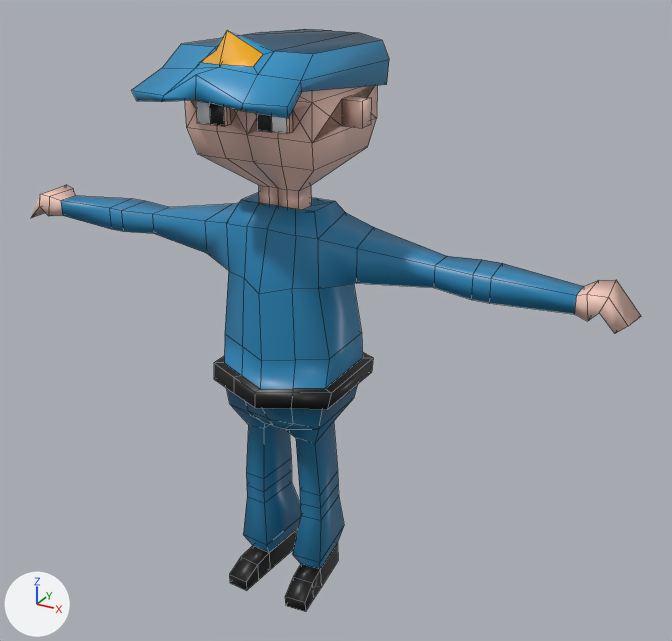
The Blender file personajebaseA.blend, before and after one commit.
The view is the same before and after, from a 50 mm lens placed at (2.66, -4.28, 4.0), pointed at (0.28, 0.05, 1.83). Every picture has the same lights, and +X, +Y and +Z are marked at lower left. Mesh edges are drawn as thin lines.

The scene before the commit, as lines of its bpy script (objects in view):
```python
me_cube = bpy.data.meshes.new('Cube')
me_cube.from_pydata(...)  # 196 vertices, 185 faces; spans x 0.0..1.95, y -0.43..0.46, z 0.01..3.31
me_cube.polygons.foreach_set('use_smooth', [True] * 185)
me_cube.materials.append(mat_material)  # picture img_palette2_gradient_png
me_cube_001 = bpy.data.meshes.new('Cube.001')
me_cube_001.from_pydata(...)  # 28 vertices, 22 faces; spans x 0.0..0.446, y -0.785..0.505, z 3.136..3.486
me_cube_001.polygons.foreach_set('use_smooth', [True] * 22)
me_cube_001.materials.append(mat_material)  # picture img_palette2_gradient_png
ob_gorro = bpy.data.objects.new('gorro', me_cube_001)
ob_gorro.location = (0.0, 0.0, 0.0)
_m = ob_gorro.modifiers.new('Mirror', 'MIRROR')
_m.use_clip = True
ob_police = bpy.data.objects.new('Police', me_cube)
ob_police.location = (0.0, 0.0, 0.0)
_m = ob_police.modifiers.new('Mirror', 'MIRROR')
_m.use_clip = True
```
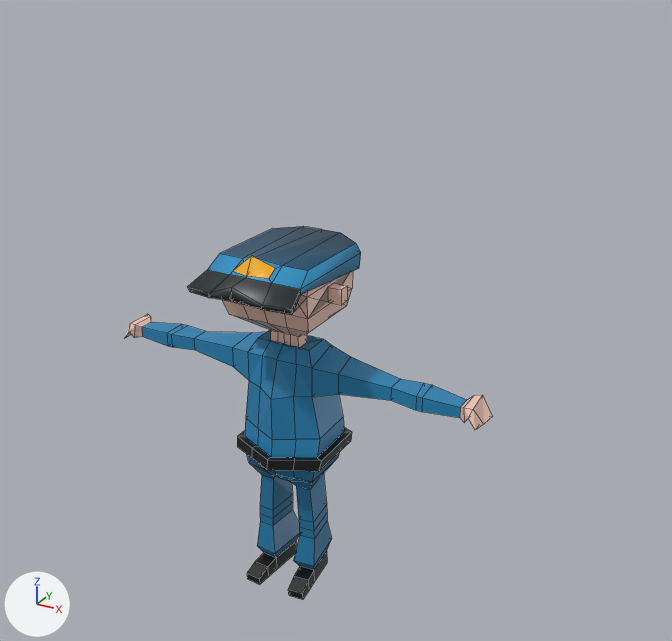
Changed parts and their boxes [x1, y1, x2, y2] in the pictures (672 x 641 px; the box of a moved part takes in the faces that stretch with it):
'Police', reshaped, shading changed, rescaled (39% narrower, 38% shorter)
    before: [31, 85, 641, 612]
    after: [124, 271, 493, 600]
'gorro', surface changed, rescaled (32% narrower)
    before: [132, 29, 389, 118]
    after: [187, 226, 361, 315]
part 1 of me_cube, moved or reshaped
    before: [31, 185, 641, 333]
    after: [124, 314, 493, 430]
part 2 of me_cube, shading changed
    before: [121, 85, 481, 612]
    after: [171, 271, 423, 600]
part 3 of me_cube_001, surface changed
    before: [132, 67, 302, 118]
    after: [187, 270, 301, 315]

The edits, one by one:
me_cube has 196 vertices, 185 faces and spans x 0.0..1.95, y -0.43..0.46, z 0.01..3.31.
me_cube is used by ob_police; location (0.0, 0.0, 0.0).
me_cube part 1: all 20 vertices in x 1.22..1.95, y -0.14..0.13, z 2.17..2.34 are scaled about their middle by (0.689, 1, 1), then moved by (-0.15, 0.0, 0.0).
me_cube part 2: all faces are now shaded flat (185 of 185 changed).
me_cube_001 has 28 vertices, 22 faces and spans x 0.0..0.446, y -0.785..0.505, z 3.136..3.486.
me_cube_001 is used by ob_gorro; location (0.0, 0.0, 0.0).
me_cube_001 part 3: texture (UV) coordinates of 7 of 22 faces, centred in x 0.102..0.42, y -0.76..-0.6, z 3.178..3.284, changed; they spanned u 0.19..0.19, v 0.76..0.76 and now span u 0.47..0.47, v 0.04..0.04.
Object 'Police' (ob_police) is rescaled from (1.0, 1.0, 1.0) to (0.743, 0.743, 0.664).
Object 'gorro' (ob_gorro) is rescaled from (1.0, 1.0, 1.0) to (0.743, 0.743, 0.664).
